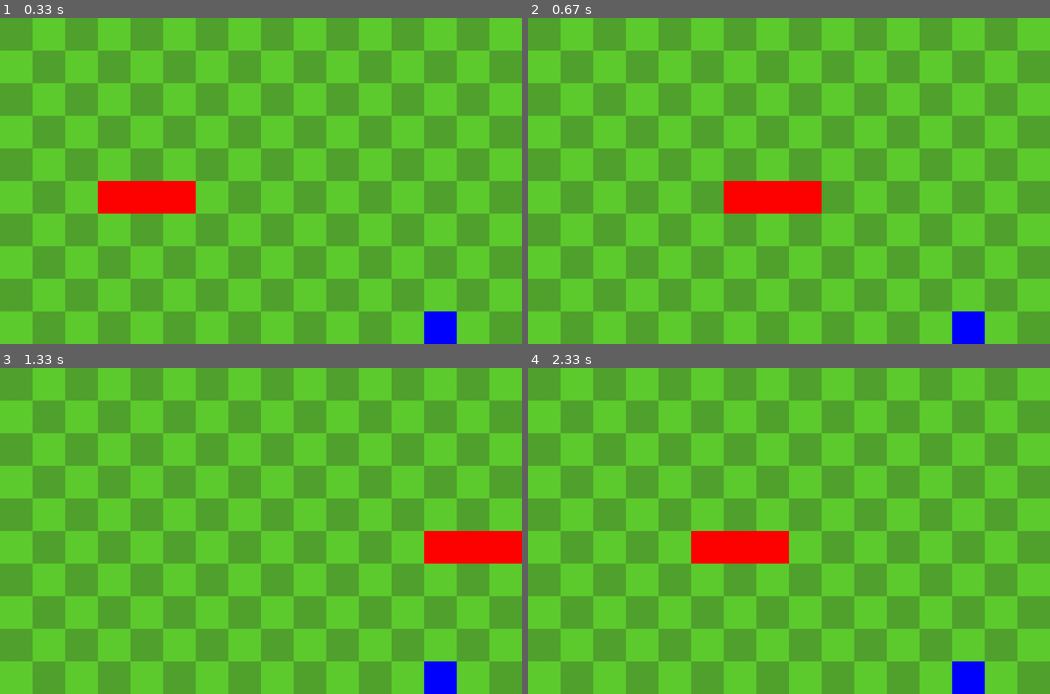
Above: before the commit, frames 1-4 (two rows, left to right).
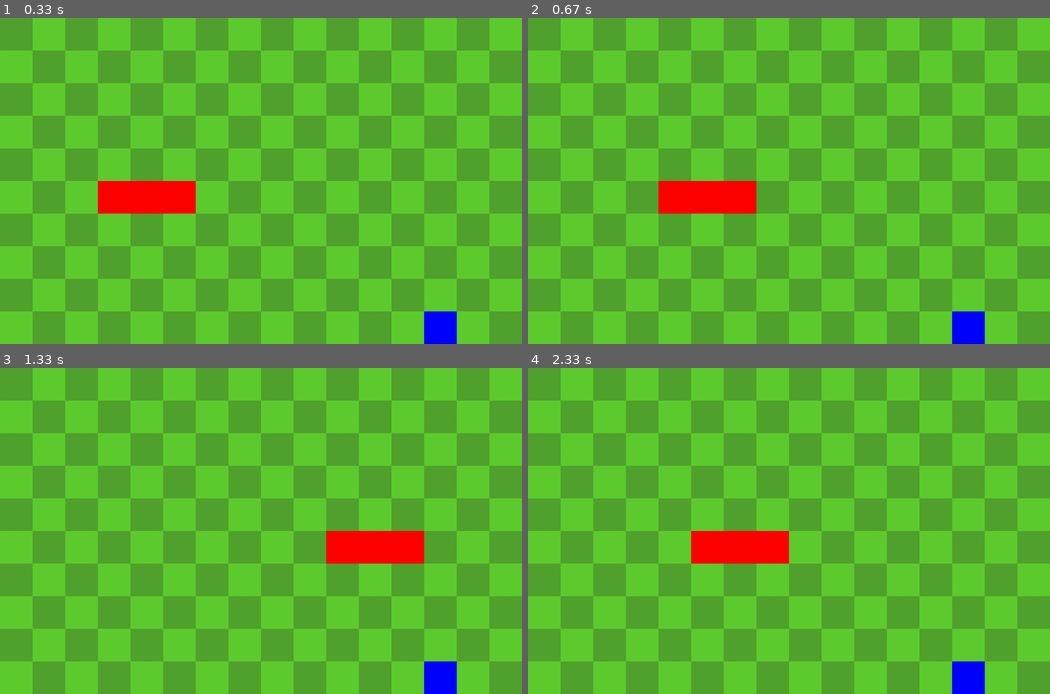
Above: after the commit, the same moments.

Repository: KizzleMcBizzle/Snake-pygame
Game: pygame game, started from code/main.py
Two runs of this game, one before a commit and one after it. Both use one fixed random seed, a clock stepped at 60 frames per second and the inputs below.
Inputs:
- Up to frame 1 (0.33 s): no input
- Up to frame 2 (0.67 s): hold Esc from 0.33 s (still down); hold Right from 0.33 s (still down)
- Up to frame 3 (1.33 s): release Esc at 0.8 s; release Right at 0.8 s; hold Right 0.83-1.3 s
- Up to frame 4 (2.33 s): hold Up 1.33-1.63 s; hold Left from 2.17 s (still down)

Frame 1 is identical in both runs. In frame 2, 2.6% of the frame differs, in the area x 25-57%, y 50-61%; in frame 3, 3.8%, in the area x 62-100%, y 50-61%; in frame 4, nothing differs.

Commit message:
Added pause function using ESC key

Diff:
--- a/code/main.py
+++ b/code/main.py
@@ -58,6 +58,7 @@
 
     def run(self):
         while True:
+            keys = pygame.key.get_pressed()
             for event in pygame.event.get():
                 if event.type == pygame.QUIT:
                     pygame.quit()
@@ -67,6 +68,8 @@
 
                 if event.type == pygame.KEYDOWN and not self.game_active:
                     self.game_active = True
+                if keys[pygame.K_ESCAPE]:
+                    self.game_active = not self.game_active
 
             #updates
             self.input()
